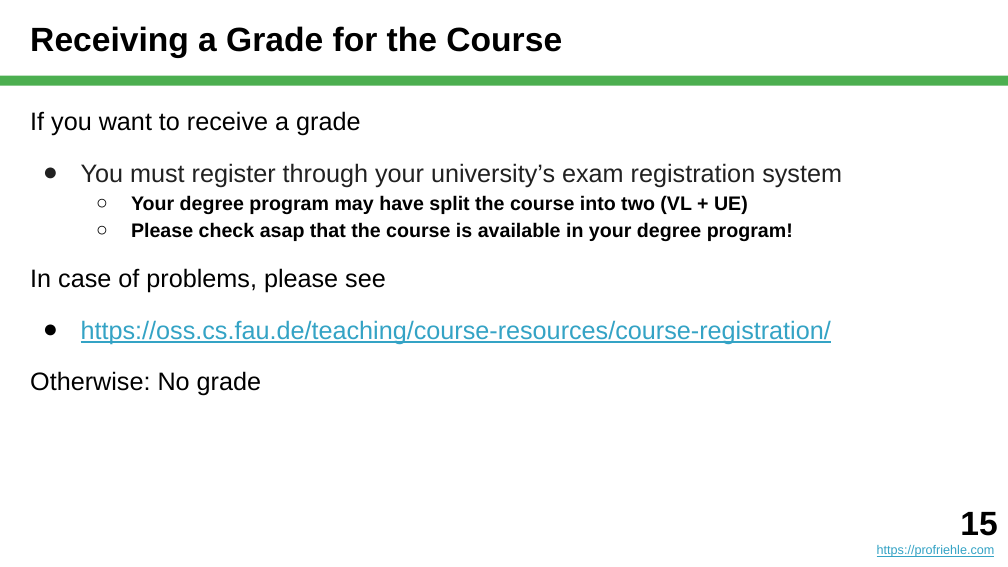
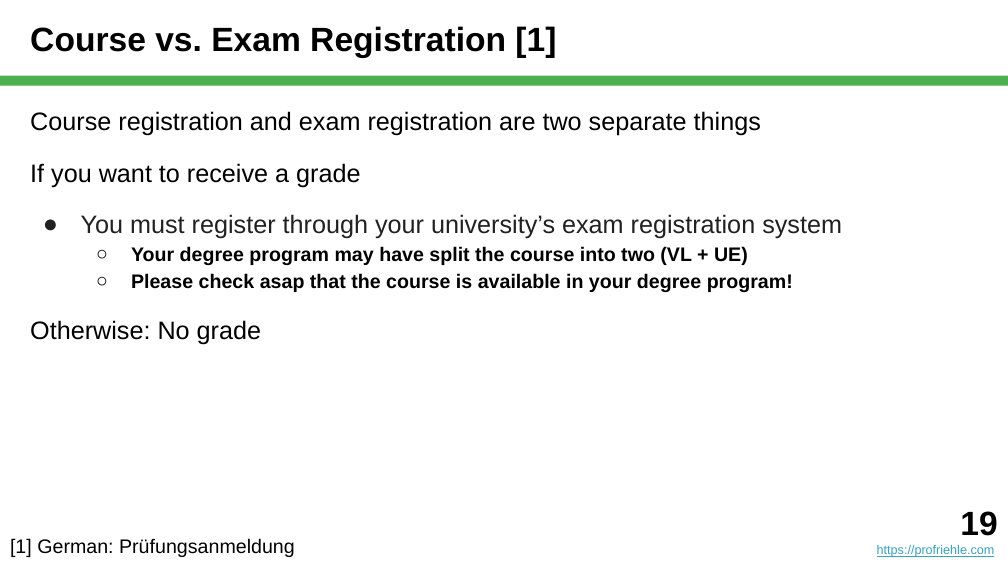
Before and after one commit to dirkriehle/nyt-course, a slide deck: slide 19 of Lecture slides/NYT A01 - Introduction.pptx (slide 15 before the commit). Drawn at 1008x567 pixels with LibreOffice and Linux fonts; fonts in the diff are those of the drawing. Boxes give left, top, right and bottom in pixels: in the first picture for what was removed or moved away, otherwise in the second. Text is boxed around its words. In the diff, an @@ line names an element or a change of style, - is before the commit and + after.

```diff
--- a/Lecture slides/NYT A01 - Introduction.pptx
+++ b/Lecture slides/NYT A01 - Introduction.pptx
@@ title at [30, 26, 556, 58]: text changed @@
-Receiving a Grade for the Course
+Course vs. Exam Registration [1]
@@ text at [30, 111, 761, 136]: paragraph added @@
+Course registration and exam registration are two separate things
@@ text at [30, 163, 360, 187]: more space between paragraphs @@
@@ text at [30, 268, 831, 344]: paragraphs removed @@
-In case of problems, please see
-● https://oss.cs.fau.de/teaching/course-resources/course-registration/
@@ text added at [10, 538, 295, 557], 14 pt, text #000000 @@
+[1] German: Prüfungsanmeldung
@@ text at [960, 511, 997, 536]: text changed @@
-15
+19
```
Also in this commit, not shown: 4 other slides changed, 4 slides added, 1 slide removed, 3 other files.
